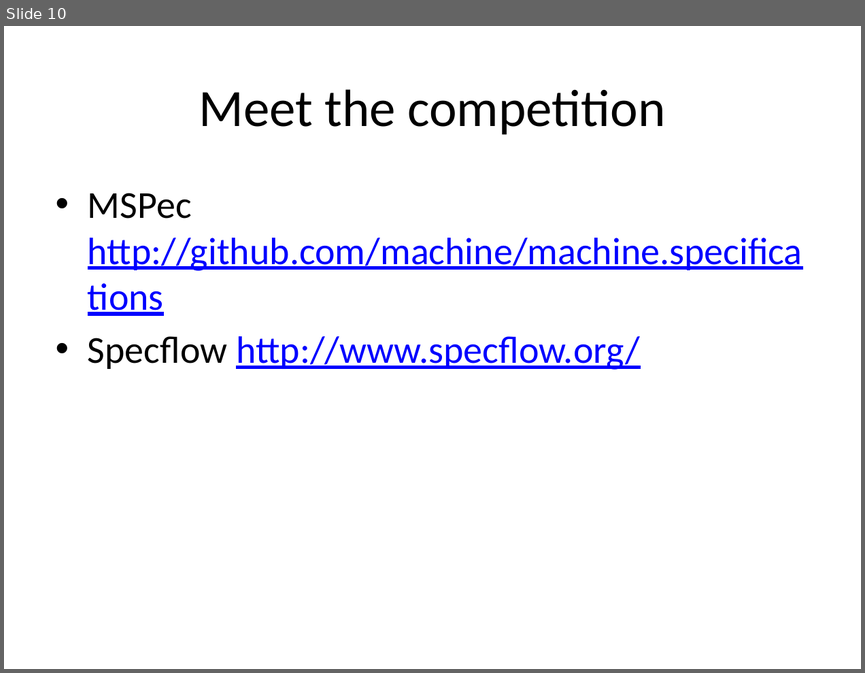
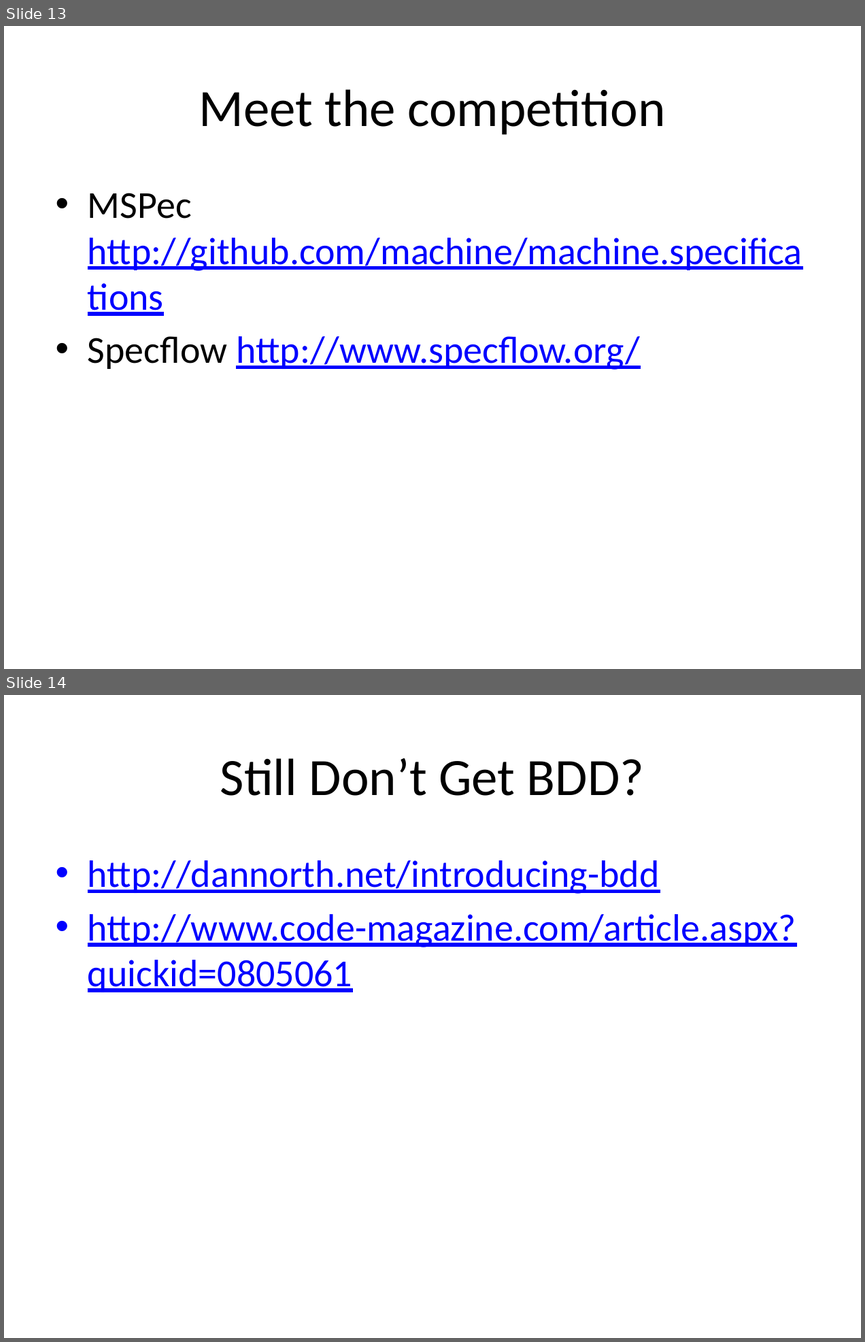
Before and after one commit to liammclennan/Liam-s-Presentations, a slide deck: storyq/Behaviour-Driven Development.pptx. Shown one above the other, each under a label of ours: slide 10 before the commit, slides 13 and 14 after it. The pictures are 865x673 and 865x1342 pixels, drawn with LibreOffice and Linux fonts; fonts in the diff are those of the drawing. Boxes give left, top, right and bottom in pixels: in the first picture for what was removed or moved away, otherwise in the second. Text is boxed around its words. In the diff, an @@ line names an element or a change of style, - is before the commit and + after.

```diff
--- a/storyq/Behaviour-Driven Development.pptx
+++ b/storyq/Behaviour-Driven Development.pptx
@@ slide 14 added at [4,695,861,1338], background #FFFFFF @@
@@ title added at [220,758,644,796], 44 pt, text #000000 @@
+Still Don’t Get BDD?
@@ text added at [88,860,796,992], 32 pt, text #0000FF, underline @@
+• http://dannorth.net/introducing-bdd
+• http://www.code-magazine.com/article.aspx?quickid=0805061
@@ what was slide 10 is now slide 13 @@
```
Also in this commit, not shown: 6 slides changed, 3 other slides added.
